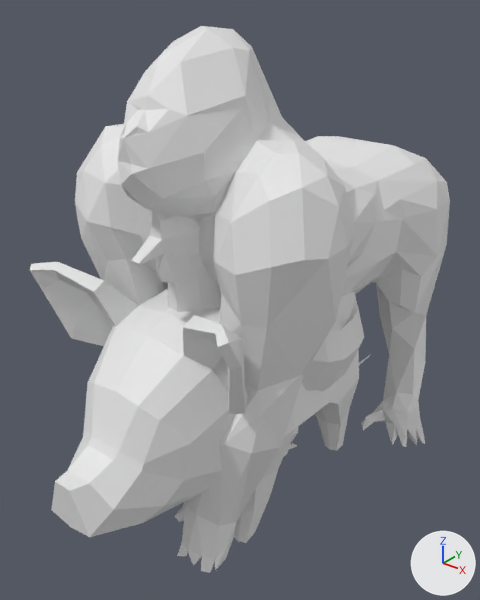
The OBJ model final_project4/Assets/Mesh/Gorilla/Walk/Gorilla_000004.obj, before and after one commit.
Camera for both pictures: a 50 mm lens placed at (1.74, -2.31, 2.42), pointed at (-0.07, -0.04, 1.02). The lights are fixed; the arrows at lower right show +X, +Y and +Z. Where no turn or scale is listed for an object, it has been applied to the vertices.

In view in the first picture: '10664_Gorilla_v2', 'Chicken', 'grp1_Mesh', 'pig'.
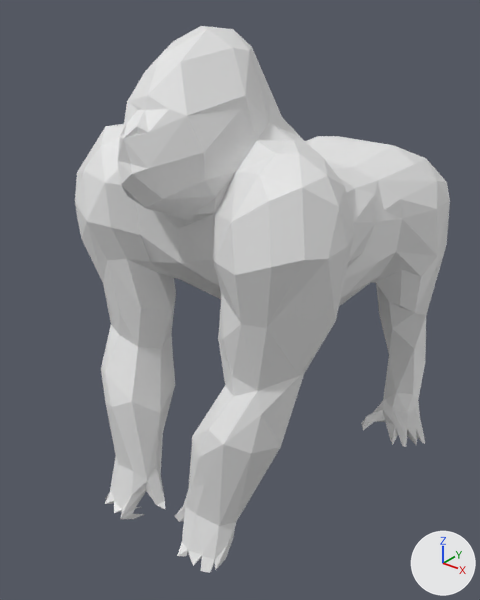
Where the change shows, as pixel boxes [x1, y1, x2, y2] in the pictures (480 x 600 px):
'pig', deleted
    before: [29, 262, 359, 543]
'Chicken', deleted
    before: [132, 158, 364, 450]
'grp1_Mesh', deleted
    before: [284, 355, 370, 456]

Edits to the bpy script that builds the scene:
```text
Remove ob_chicken:
    ob_chicken = bpy.data.objects.new('Chicken', me_chicken)
    ob_chicken.location = (0.0, 0.0, 0.0)
Remove ob_grp1_mesh:
    ob_grp1_mesh = bpy.data.objects.new('grp1_Mesh', me_grp1_mesh)
    ob_grp1_mesh.location = (0.0, 0.0, 0.0)
Remove ob_pig:
    ob_pig = bpy.data.objects.new('pig', me_pig)
    ob_pig.location = (0.0, 0.0, 0.0)
```
